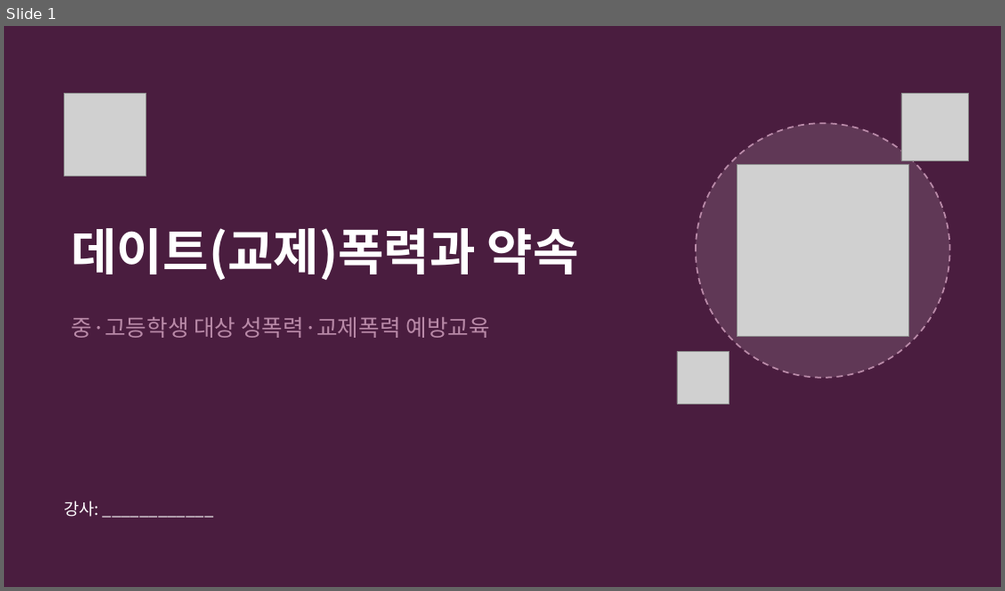
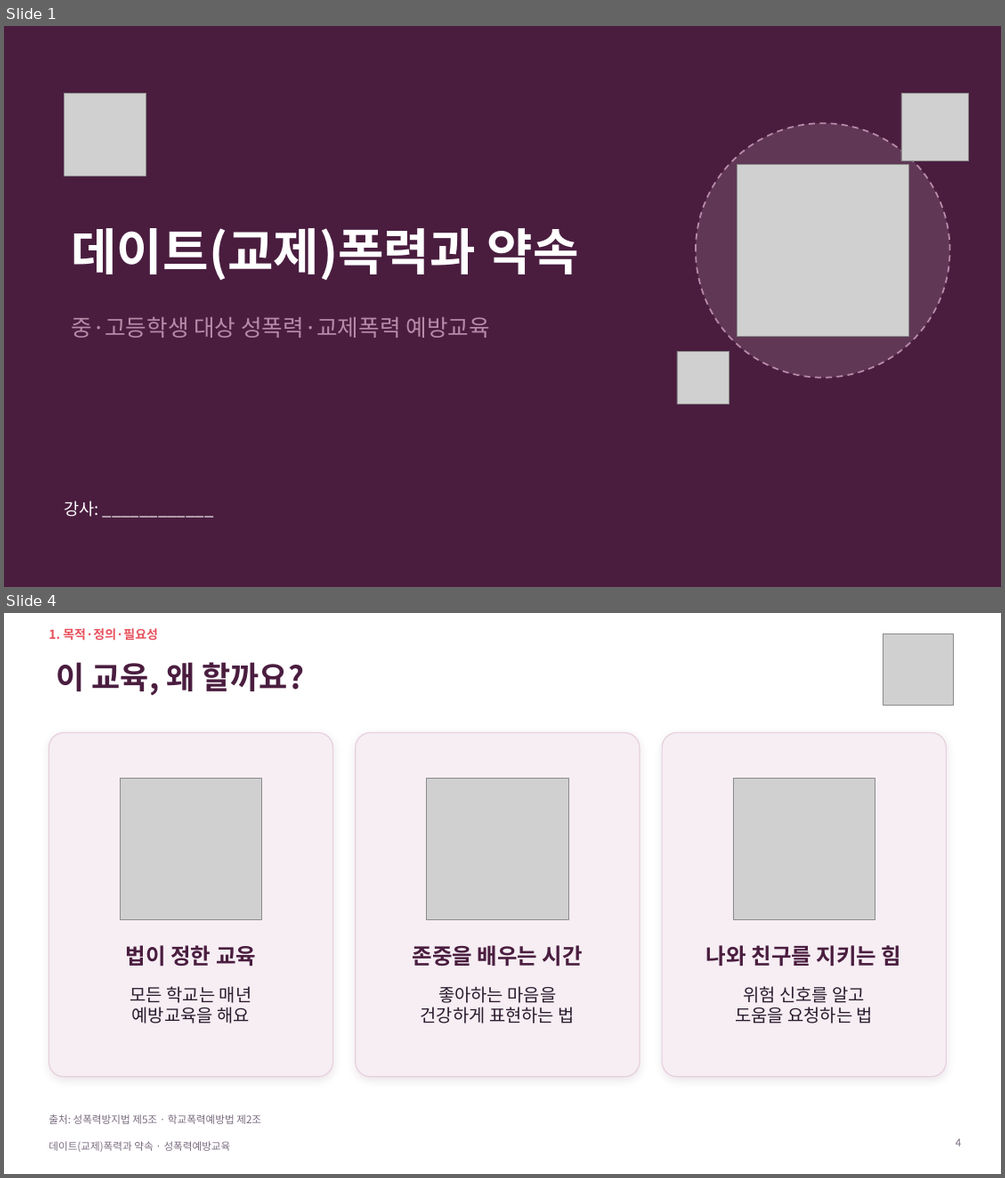
Before and after one commit to ash1234a/security-research-learning, a slide deck: 데이트폭력과_약속.pptx. Shown one above the other, each under a label of ours: slide 1 before the commit, slides 1 and 4 after it; the slides between them are not shown. The pictures are 1005x591 and 1005x1178 pixels, drawn with LibreOffice and Linux fonts; fonts in the diff are those of the drawing; grey boxes stand for pictures; background and template pictures are left out. Boxes give left, top, right and bottom in pixels: in the first picture for what was removed or moved away, otherwise in the second. Text is boxed around its words. In the diff, an @@ line names an element or a change of style, - is before the commit and + after.

```diff
--- a/데이트폭력과_약속.pptx
+++ b/데이트폭력과_약속.pptx
@@ slide 4 added at (4,613,1001,1174), background #FFFFFF @@
@@ text added at (48,628,158,641), 12 pt, text #E8505B, bold @@
+1. 목적·정의·필요성
@@ picture added at (882,634,954,705) @@
@@ title added at (57,662,305,696), 30 pt, text #4A1D3F, bold @@
+이 교육, 왜 할까요?
@@ rounded rectangle added at (48,732,333,1077), fill #F6EEF3, outline #E7CFDD 1 pt @@
@@ rounded rectangle added at (356,732,639,1077), fill #F6EEF3, outline #E7CFDD 1 pt @@
@@ rounded rectangle added at (662,732,947,1077), fill #F6EEF3, outline #E7CFDD 1 pt @@
@@ picture added at (120,779,262,920) @@
@@ picture added at (427,779,568,920) @@
@@ picture added at (733,779,875,920) @@
@@ text added at (126,945,256,966), 21 pt, text #4A1D3F, bold @@
+법이 정한 교육
@@ text added at (413,945,582,966), 21 pt, text #4A1D3F, bold @@
+존중을 배우는 시간
@@ text added at (706,945,902,965), 21 pt, text #4A1D3F, bold @@
+나와 친구를 지키는 힘
@@ text added at (130,986,252,1023), 17 pt, text #2B1B2E @@
+모든 학교는 매년
+예방교육을 해요
@@ text added at (421,986,574,1023), 17 pt, text #2B1B2E @@
+좋아하는 마음을
+건강하게 표현하는 법
@@ text added at (735,986,873,1023), 17 pt, text #2B1B2E @@
+위험 신호를 알고
+도움을 요청하는 법
@@ text added at (48,1114,261,1124), 10 pt, text #7A6C80 @@
+출처: 성폭력방지법 제5조 · 학교폭력예방법 제2조
@@ text added at (48,1141,231,1151), 10 pt, text #7A6C80 @@
+데이트(교제)폭력과 약속 · 성폭력예방교육
@@ page number added at (955,1138,961,1146), 10 pt, text #7A6C80 @@
+4
```
Also in this commit, not shown: 21 slides changed, 6 other slides added, 8 slides removed.
